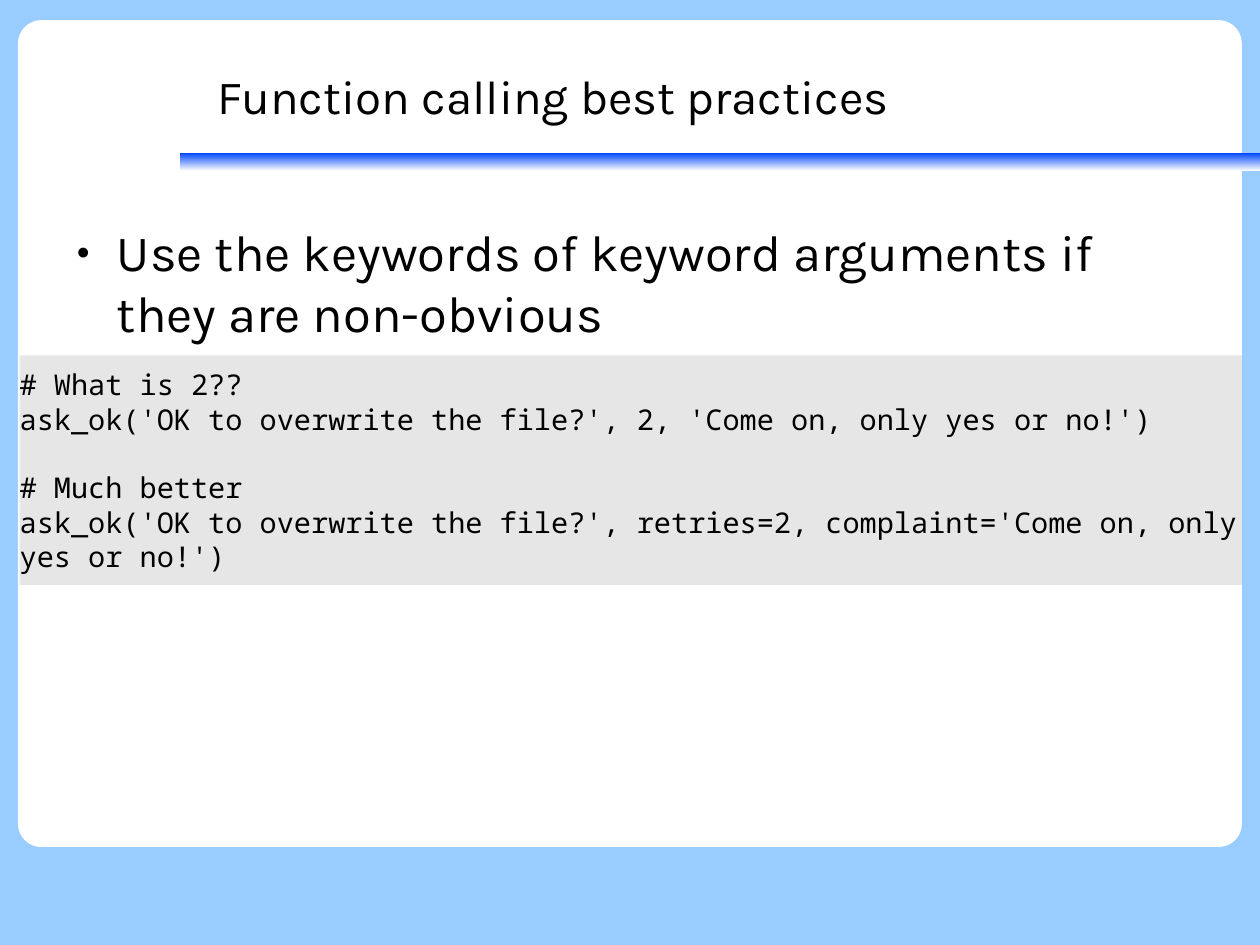
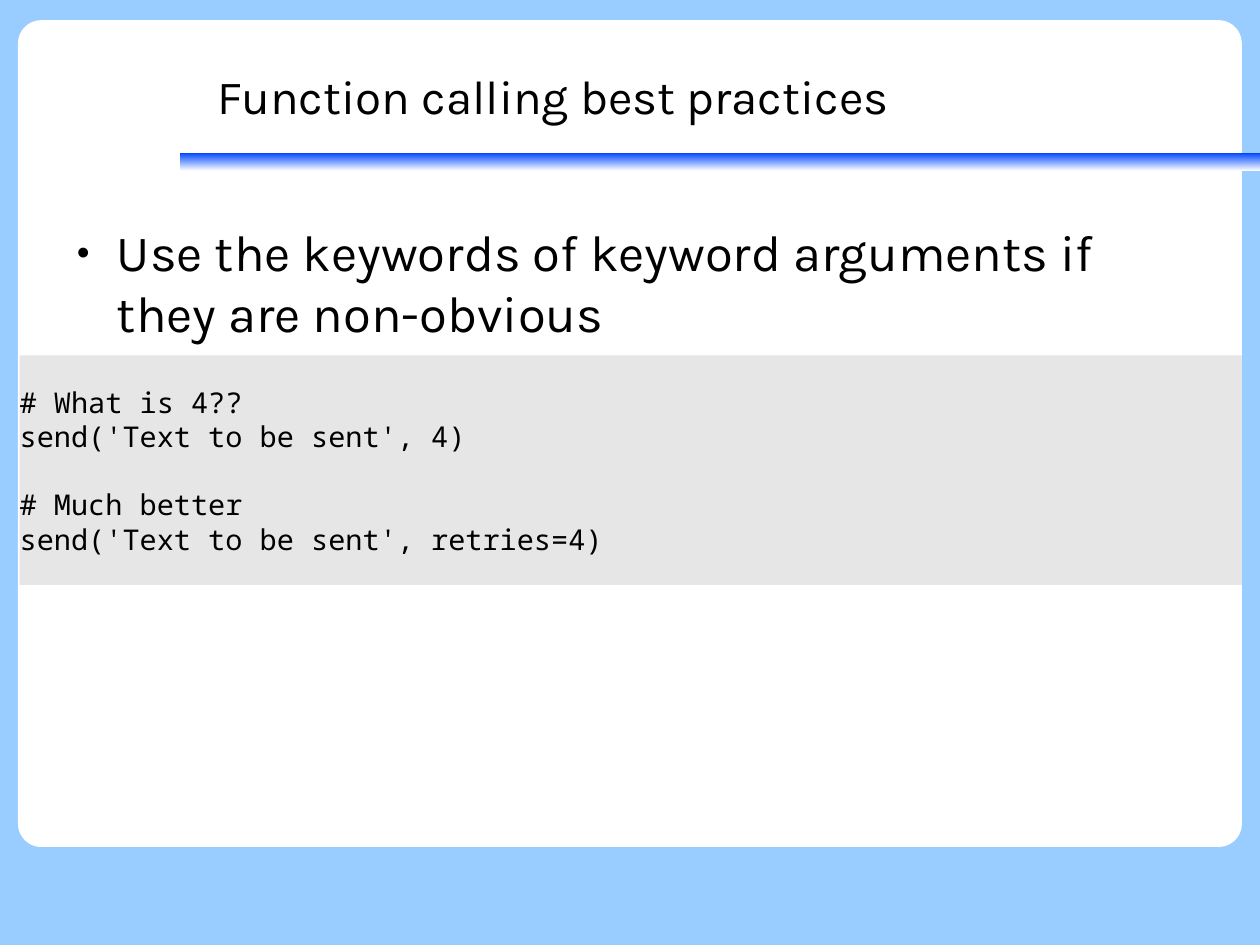
Before and after one commit to KennethNielsen/presentations, a slide deck: slide 87 of python/part1/part1_with_theme.odp (slide 88 before the commit). Drawn at 1260x945 pixels with LibreOffice and Linux fonts; fonts in the diff are those of the drawing; background and template pictures are left out. Boxes give left, top, right and bottom in pixels: in the first picture for what was removed or moved away, otherwise in the second. Text is boxed around its words. In the diff, an @@ line names an element or a change of style, - is before the commit and + after.

```diff
--- a/python/part1/part1_with_theme.odp
+++ b/python/part1/part1_with_theme.odp
@@ text in rectangle at (20, 391, 465, 452): text changed @@
-# What is 2??
-ask_ok('OK to overwrite the file?', 2, 'Come on, only yes or no!')
+# What is 4??
+send('Text to be sent', 4)
@@ text in rectangle at (20, 528, 602, 555): text changed @@
-ask_ok('OK to overwrite the file?', retries=2, complaint='Come on, only yes or no!')
+send('Text to be sent', retries=4)
```
Also in this commit, not shown: 61 other slides changed, 6 slides added, 7 slides removed, 1 other file.
